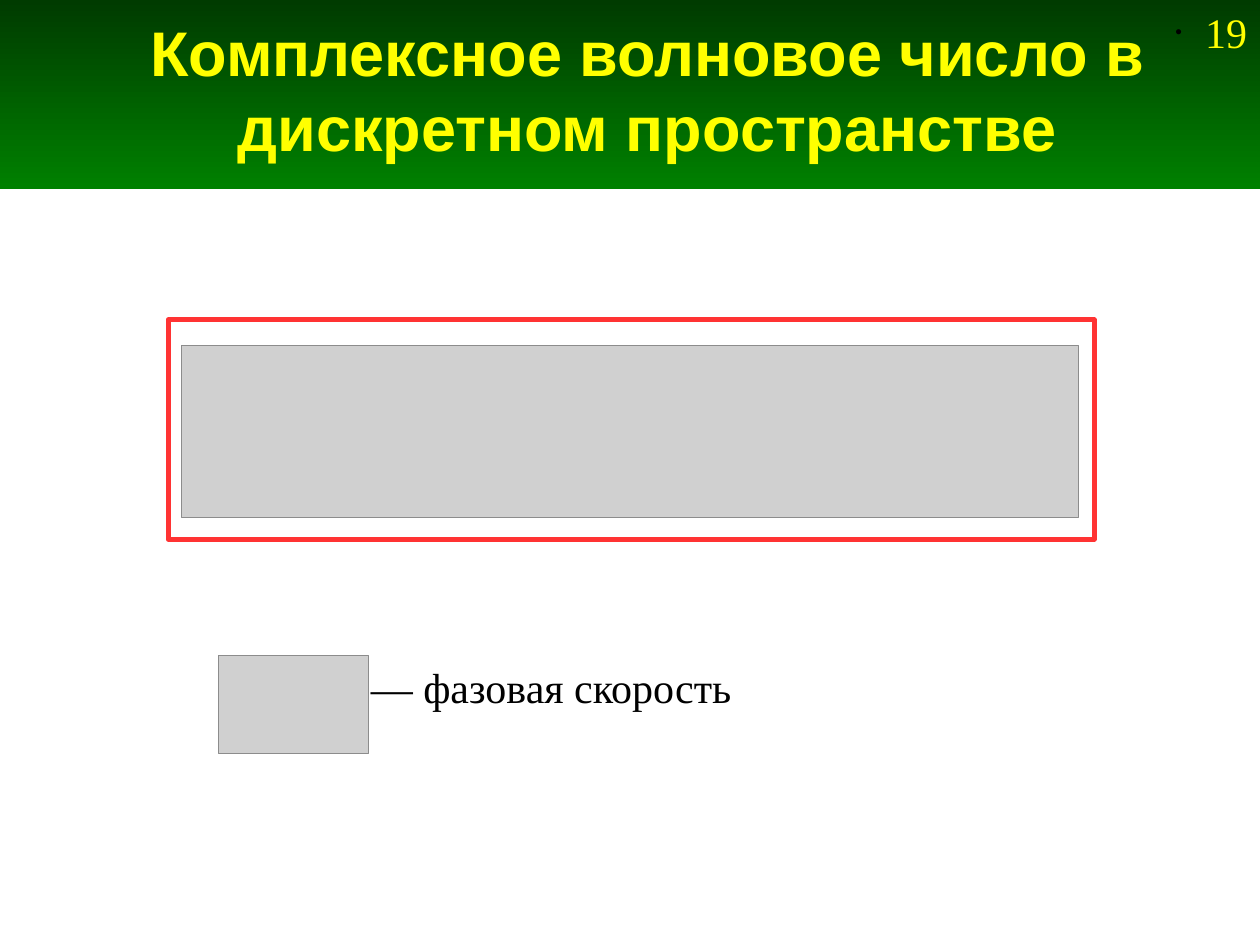
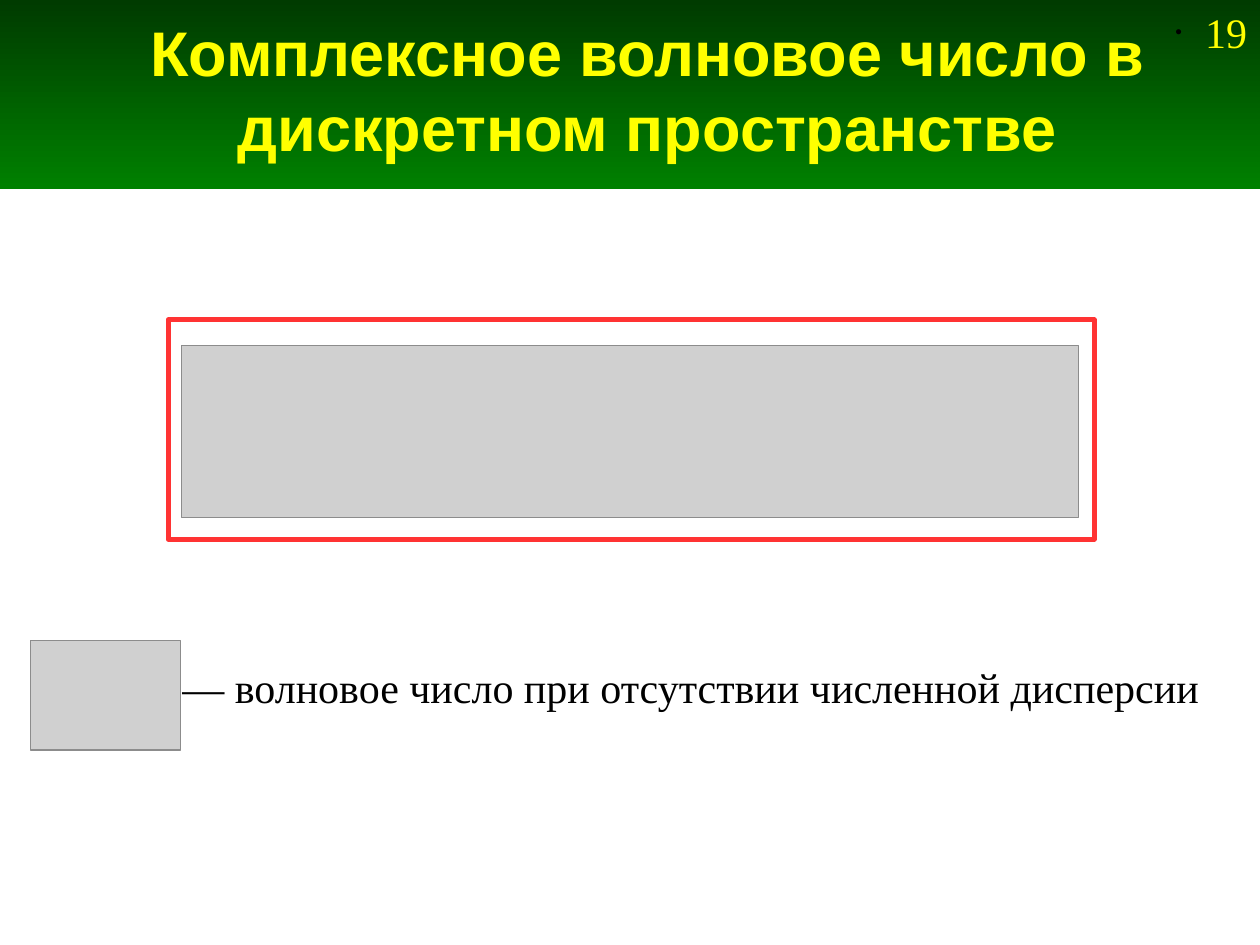
Before and after one commit to Jenyay/modelling, a slide deck: slide 19 of fdtd/presentations/11. FDTD-1D Numerical dispersion.odp. Drawn at 1260x945 pixels with LibreOffice and Linux fonts; fonts in the diff are those of the drawing; grey boxes stand for pictures. Boxes give left, top, right and bottom in pixels: in the first picture for what was removed or moved away, otherwise in the second. Text is boxed around its words. In the diff, an @@ line names an element or a change of style, - is before the commit and + after.

```diff
--- a/fdtd/presentations/11. FDTD-1D Numerical dispersion.odp
+++ b/fdtd/presentations/11. FDTD-1D Numerical dispersion.odp
@@ picture: place and size @@
-picture at <box>219,655,369,753</box>
+picture at <box>30,641,180,751</box>
@@ text at <box>235,674,1199,712</box>: text changed @@
-— фазовая скорость
+— волновое число при отсутствии численной дисперсии
```
Also in this commit, not shown: 2 other slides changed, 1 slide added, 3 slides removed, 3 other files.
